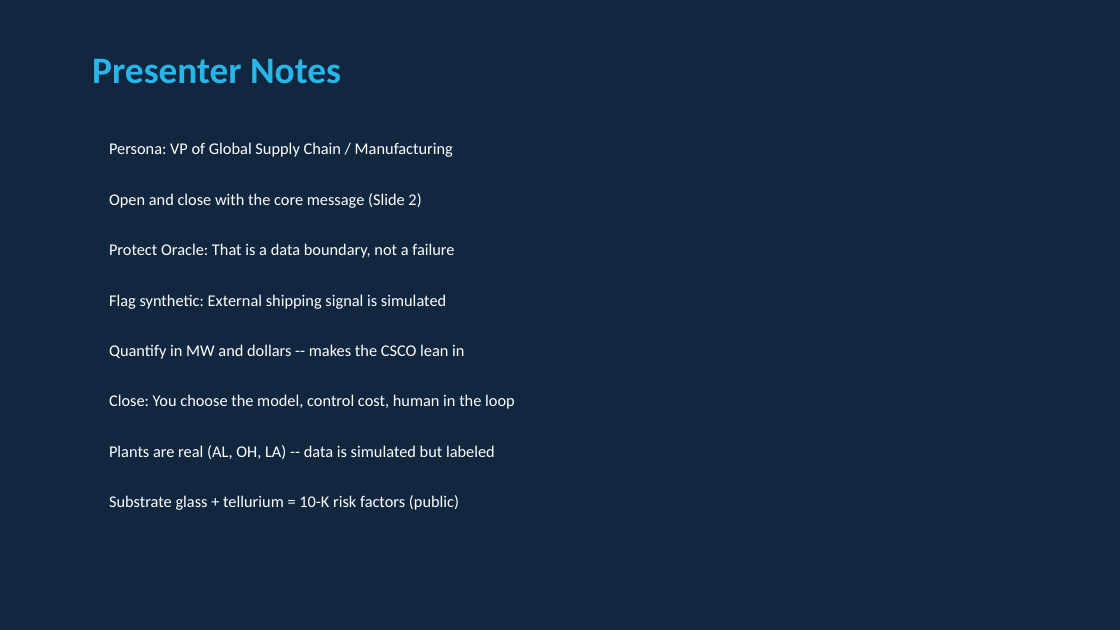
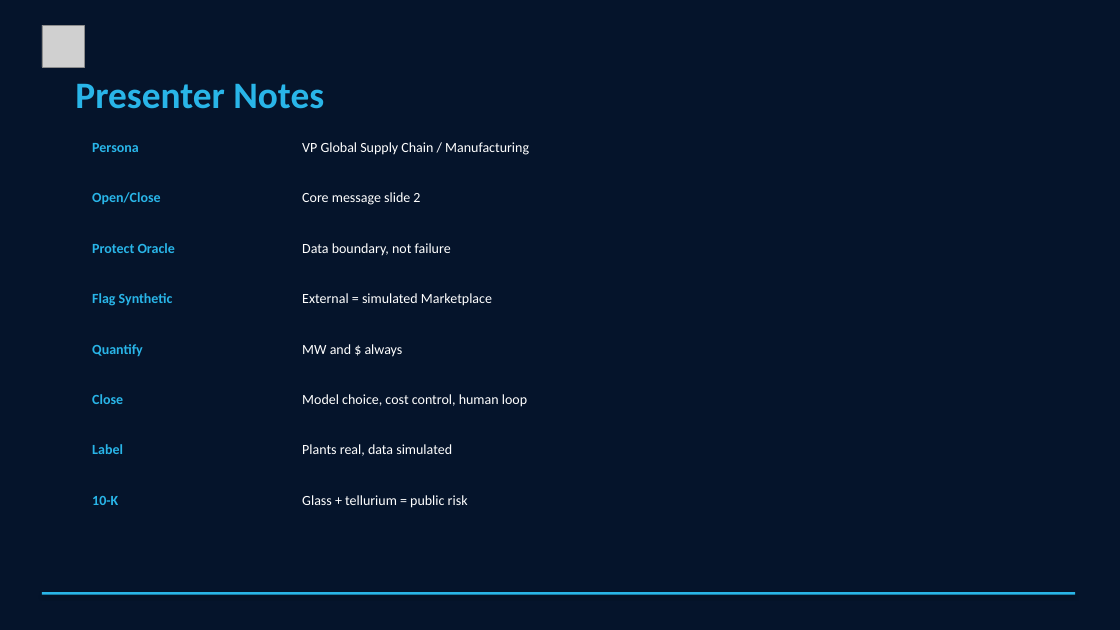
Before and after one commit to sfc-gh-sdickson/First-Solar, a slide deck: slide 11 of docs/First_Solar_Demo_Narrative.pptx. Drawn at 1120x630 pixels with LibreOffice and Linux fonts; fonts in the diff are those of the drawing; grey boxes stand for pictures. Boxes give left, top, right and bottom in pixels: in the first picture for what was removed or moved away, otherwise in the second. Text is boxed around its words. In the diff, an @@ line names an element or a change of style, - is before the commit and + after.

Commit message:
Rebuild PowerPoint with Snowflake logos, icons, and branded visuals
Embeds Snowflake logo (white variant) on every slide, adds colored
icon badges (ERP, MFG, MKT, AI, alert, transfer), uses proper
Snowflake dark navy background with #29B5E8 accent line, branded
metric cards with colored borders, and large logo watermarks on
title/tech slides.

.... Generated with [Cortex Code](https://docs.snowflake.com/en/user-guide/cortex-code/cortex-code)

```diff
--- a/docs/First_Solar_Demo_Narrative.pptx
+++ b/docs/First_Solar_Demo_Narrative.pptx
@@ background #11273F to #05142B @@
@@ picture added at box(42, 25, 84, 67) @@
@@ text "Presenter Notes": place and size @@
-text "Presenter Notes" at box(92, 59, 341, 84)
+text "Presenter Notes" at box(75, 83, 324, 109)
@@ text added at box(92, 143, 139, 152), 12 pt, text #29B5E8, bold @@
+Persona
@@ text at box(302, 142, 529, 155): text changed; size 14 to 12 pt @@
-Persona: VP of Global Supply Chain / Manufacturing
+VP Global Supply Chain / Manufacturing
@@ text added at box(92, 192, 160, 204), 12 pt, text #29B5E8, bold @@
+Open/Close
@@ text at box(302, 192, 420, 205): text changed; size 14 to 12 pt @@
-Open and close with the core message (Slide 2)
+Core message slide 2
@@ text added at box(92, 243, 175, 253), 12 pt, text #29B5E8, bold @@
+Protect Oracle
@@ text at box(302, 243, 451, 256): text changed; size 14 to 12 pt @@
-Protect Oracle: That is a data boundary, not a failure
+Data boundary, not failure
@@ text added at box(92, 293, 173, 306), 12 pt, text #29B5E8, bold @@
+Flag Synthetic
@@ text at box(302, 293, 492, 306): text changed; size 14 to 12 pt @@
-Flag synthetic: External shipping signal is simulated
+External = simulated Marketplace
@@ text added at box(92, 344, 143, 356), 12 pt, text #29B5E8, bold @@
+Quantify
@@ text at box(302, 344, 403, 357): text changed; size 14 to 12 pt @@
-Quantify in MW and dollars -- makes the CSCO lean in
+MW and $ always
@@ text added at box(92, 394, 123, 404), 12 pt, text #29B5E8, bold @@
+Close
@@ text at box(302, 394, 527, 407): text changed; size 14 to 12 pt @@
-Close: You choose the model, control cost, human in the loop
+Model choice, cost control, human loop
@@ text added at box(92, 444, 123, 454), 12 pt, text #29B5E8, bold @@
+Label
@@ text at box(302, 444, 452, 456): text changed; size 14 to 12 pt @@
-Plants are real (AL, OH, LA) -- data is simulated but labeled
+Plants real, data simulated
@@ text added at box(92, 496, 118, 505), 12 pt, text #29B5E8, bold @@
+10-K
@@ text at box(302, 495, 468, 508): text changed; size 14 to 12 pt @@
-Substrate glass + tellurium = 10-K risk factors (public)
+Glass + tellurium = public risk
@@ rectangle added at box(42, 592, 1075, 595), fill #29B5E8 @@
```
Also in this commit, not shown: 11 other slides changed.
